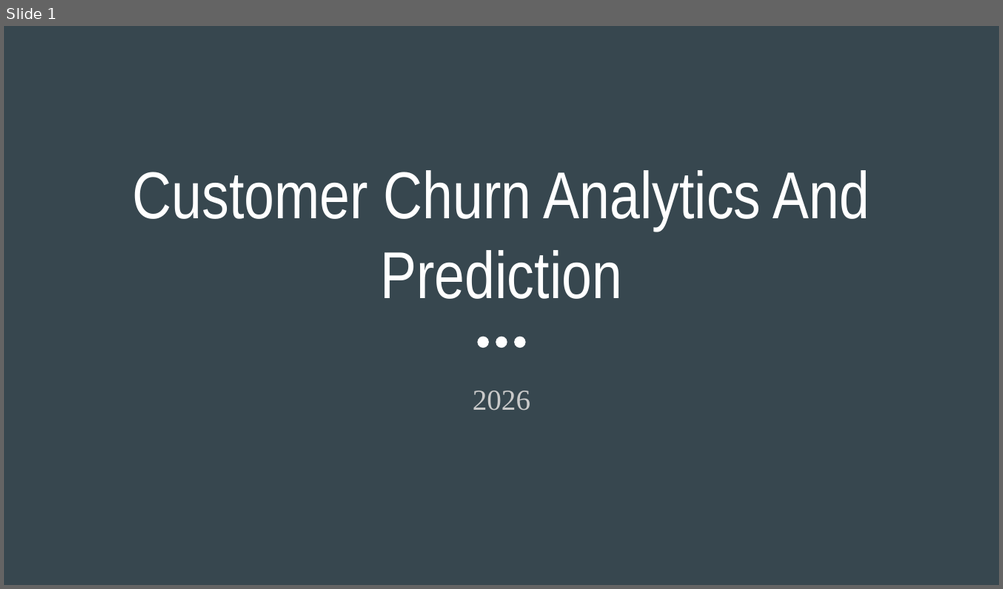
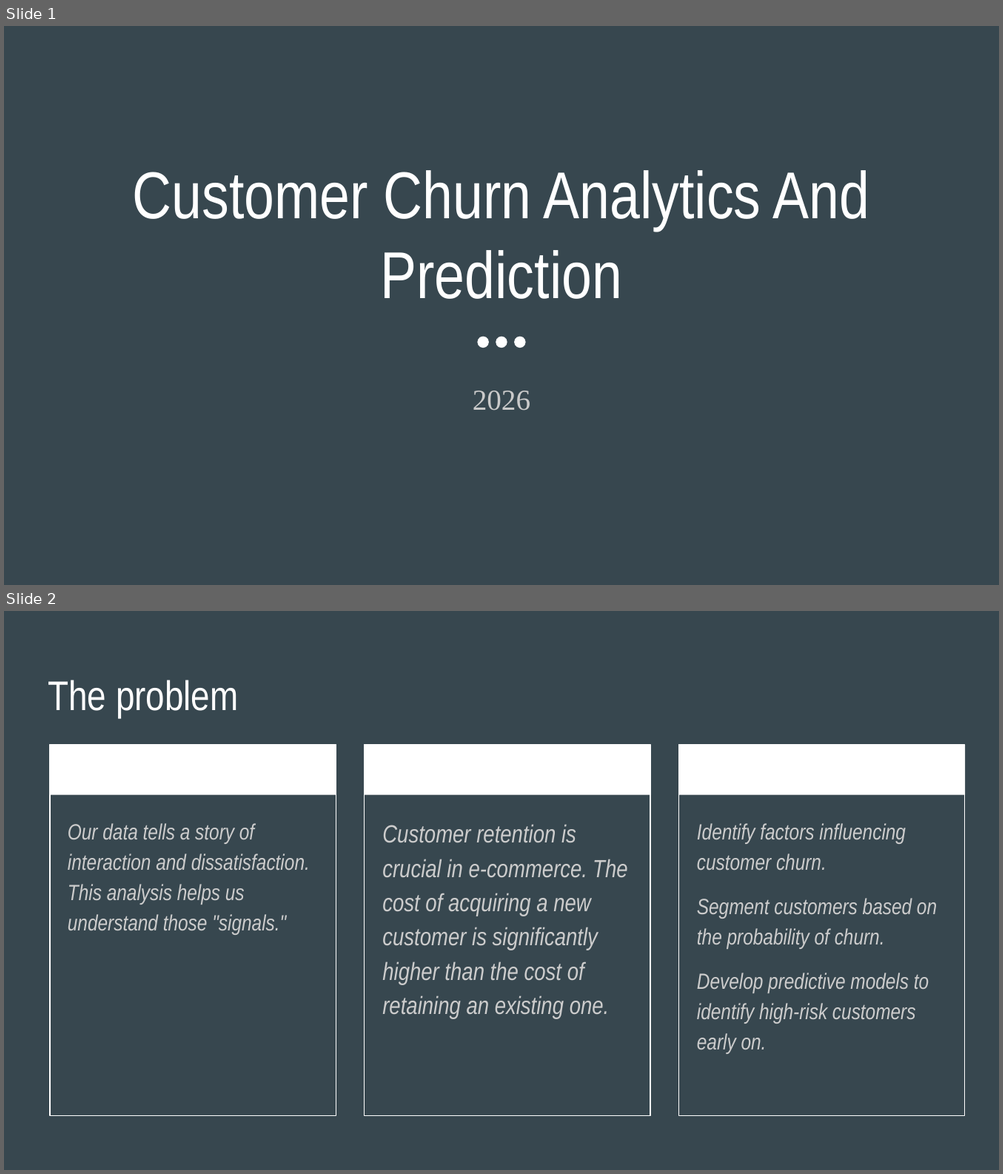
Before and after one commit to TuanNguyenDin/Ecommerce-customer-behavior, a slide deck: Customer Churn Analytics And Prediction.pptx. Shown one above the other, each under a label of ours: slide 1 before the commit, slides 1 and 2 after it. The pictures are 1003x589 and 1003x1174 pixels, drawn with LibreOffice and Linux fonts; fonts in the diff are those of the drawing. Boxes give left, top, right and bottom in pixels: in the first picture for what was removed or moved away, otherwise in the second. Text is boxed around its words. In the diff, an @@ line names an element or a change of style, - is before the commit and + after.

```diff
--- a/Customer Churn Analytics And Prediction.pptx
+++ b/Customer Churn Analytics And Prediction.pptx
@@ slide 2 added at bbox=[4, 611, 999, 1170], background #37474F @@
@@ title added at bbox=[48, 680, 239, 718], 30 pt, text #FFFFFF @@
+The problem
@@ rectangle added at bbox=[50, 744, 336, 1116], outline #FFFFFF 0.75 pt @@
@@ rectangle added at bbox=[50, 744, 336, 795], fill #FFFFFF @@
@@ rectangle added at bbox=[364, 744, 651, 795], fill #FFFFFF @@
@@ rectangle added at bbox=[364, 744, 651, 1116], outline #FFFFFF 0.75 pt @@
@@ rectangle added at bbox=[678, 744, 965, 795], fill #FFFFFF @@
@@ rectangle added at bbox=[678, 744, 965, 1116], outline #FFFFFF 0.75 pt @@
@@ text added at bbox=[68, 823, 310, 935], 16 pt, text #CCCCCC, italic @@
+Our data tells a story of interaction and dissatisfaction. This analysis helps us understand those "signals."
@@ text added at bbox=[382, 824, 627, 1019], 18 pt, text #CCCCCC, italic @@
+Customer retention is crucial in e-commerce. The cost of acquiring a new customer is significantly higher than the cost of retaining an existing one.
@@ text added at bbox=[697, 823, 936, 1054], 16 pt, text #CCCCCC, italic @@
+Identify factors influencing customer churn.
+Segment customers based on the probability of churn.
+Develop predictive models to identify high-risk customers early on.
```
Also in this commit, not shown: 2 slides changed, 5 other slides added, 6 slides removed.
